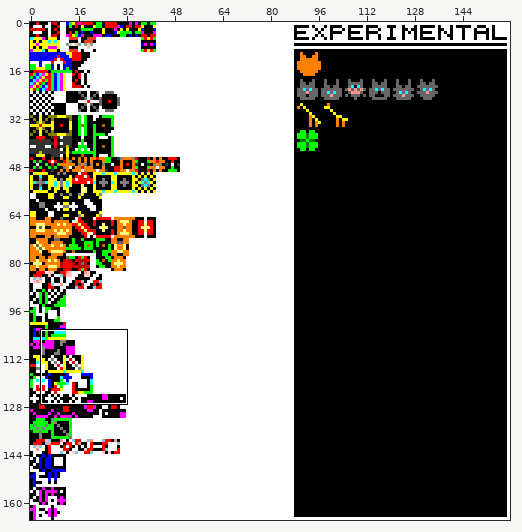
Sprite sheet, stored at public/images/boards_sprites.png. Above: a wide view before the commit, with the close-up outlined.
Close-up. Earlier state:
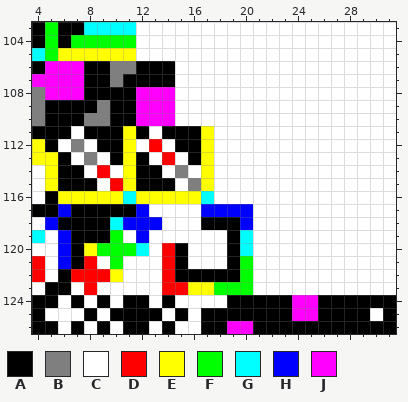
The file is 160x166 pixels. Shown: x 4..31, y 103..126.
Palette (. is transparent): A #000000  B #7f7f7f  C #ffffff  D #ff0000  E #ffff00  F #00ff00  G #00ffff  H #0000ff  J #ff00ff
Pixels before, first column x 4:
103 AFAAGGGGCCCCCCCCCCCCCCCCCCCC
104 AFAFFFFFCCCCCCCCCCCCCCCCCCCC
105 GFEEEEEECCCCCCCCCCCCCCCCCCCC
106 AJJJAABBAAACCCCCCCCCCCCCCCCC
107 JJJJAABAAAACCCCCCCCCCCCCCCCC
108 BJJJAAAAJJJCCCCCCCCCCCCCCCCC
109 BAAAABAAJJJCCCCCCCCCCCCCCCCC
110 BAAABBAAJJJCCCCCCCCCCCCCCCCC
111 AAACAAAEACAAAECCCCCCCCCCCCCC
112 EACBCAAECDCAAECCCCCCCCCCCCCC
113 EEACBCAEACDCAECCCCCCCCCCCCCC
114 CEAACDCEAACBCECCCCCCCCCCCCCC
115 CEAAACDEAAACBECCCCCCCCCCCCCC
116 CAEEEEEGEEEEEGCCCCCCCCCCCCCC
117 AAHAAAAAHCCCCHHHHCCCCCCCCCCC
118 CHAAAAGHHHCCCAAAHCCCCCCCCCCC
119 GCHAAAFCHCCCCCCAGCCCCCCCCCCC
120 CCHAEFFFGCDACCCAGCCCCCCCCCCC
121 DCHADCFCCCDACCCAFCCCCCCCCCCC
122 DCADDDECCCDAAAAAFCCCCCCCCCCC
123 CAACDCCCCCDDEEFFFCCCCCCCCCCC
124 AACACACAACACCCCAAAAAJJAAAAAA
125 ACCCACAAAACACAAAAAAAJJAAAACA
126 AACACACAACACCAAJJAAAAAAAAAAA
Now the later version:
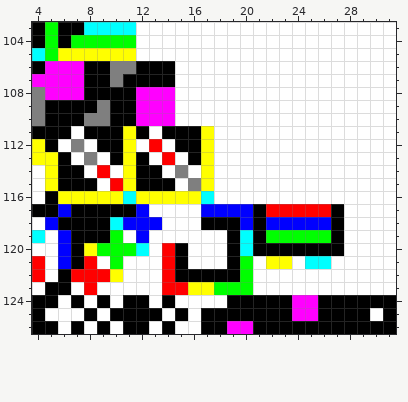
Difference:
The author changed colour C to colour A in rows 117 to 119 at x 21 and 27; in row 120 at x 21 to 27.
The author changed colour C to colour D in row 117 at x 22 to 26.
The author changed colour C to colour E in row 121 at x 22 to 23.
The author changed colour C to colour F in row 119 at x 22 to 26.
The author changed colour C to colour G in row 121 at x 25 to 26.
The author changed colour C to colour H in row 118 at x 22 to 26.
Where, in picture pixels (left, top, right, bottom), the same in both close-ups:
changed: (253, 204, 344, 269)
